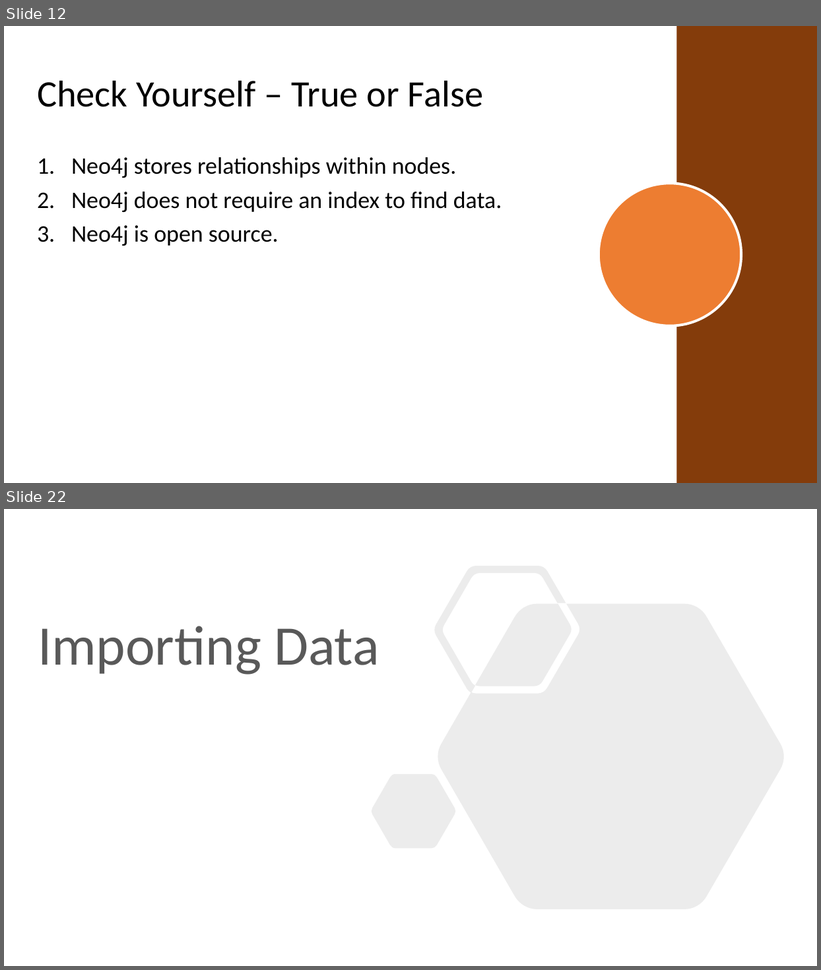
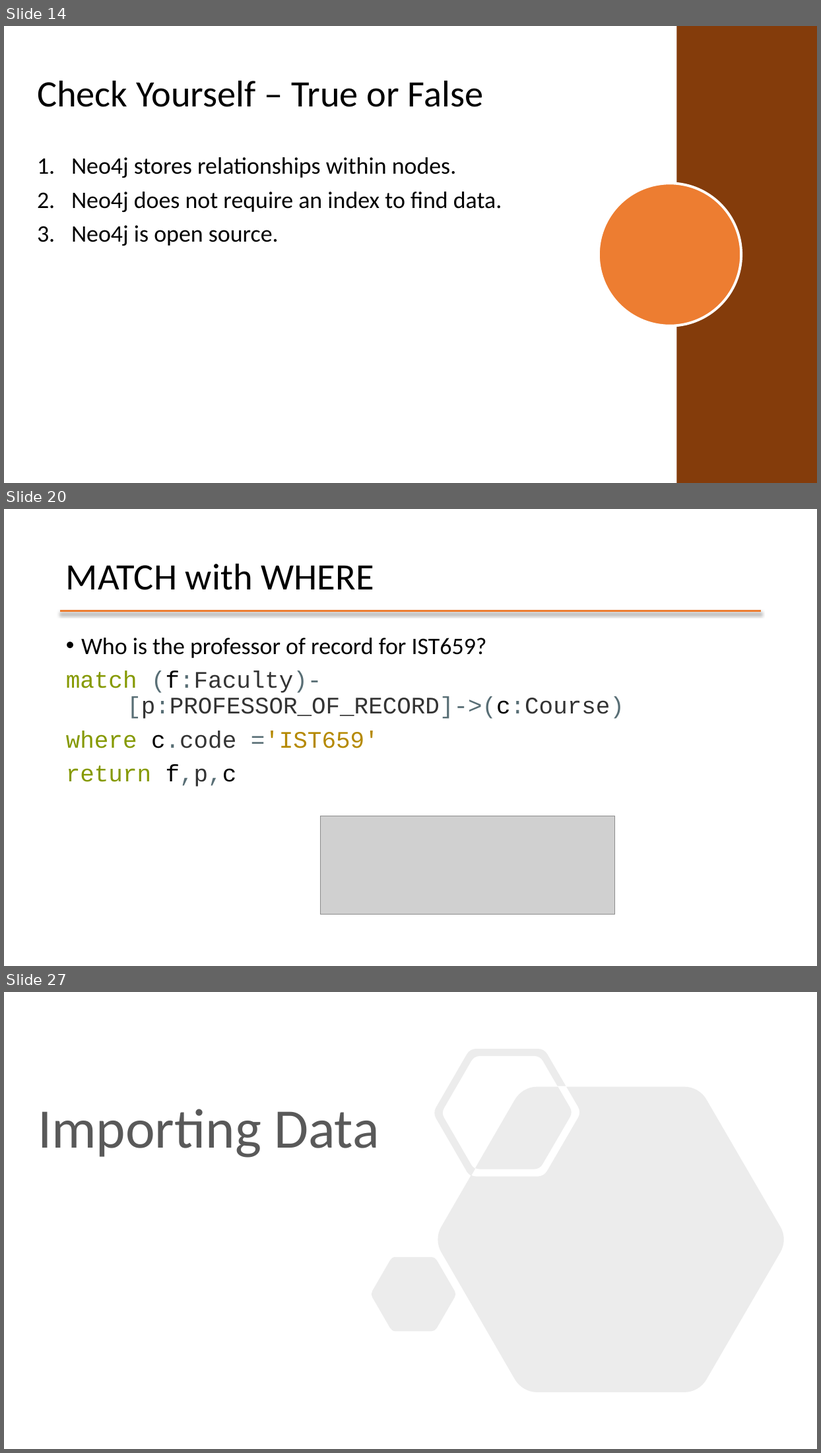
Before and after one commit to mafudge/ist769-old, a slide deck: content/I-Graph/I-Graph.pptx. Shown one above the other, each under a label of ours: slides 12 and 22 before the commit, slides 14, 20 and 27 after it; the slides between them are not shown. The pictures are 821x970 and 821x1453 pixels, drawn with LibreOffice and Linux fonts; fonts in the diff are those of the drawing; grey boxes stand for pictures; background and template pictures are left out. Boxes give left, top, right and bottom in pixels: in the first picture for what was removed or moved away, otherwise in the second. Text is boxed around its words. In the diff, an @@ line names an element or a change of style, - is before the commit and + after.

```diff
--- a/content/I-Graph/I-Graph.pptx
+++ b/content/I-Graph/I-Graph.pptx
@@ slide 20 added at [4, 509, 817, 966], background #FFFFFF @@
@@ title added at [66, 563, 374, 590], 44 pt, text #000000 @@
+MATCH with WHERE
@@ line added from (60, 611) to (762, 611), #ED7D31 2.25 pt @@
@@ text added at [66, 638, 624, 787], 28 pt, text #000000 @@
+• Who is the professor of record for IST659?
+match (f:Faculty)-
+[p:PROFESSOR_OF_RECORD]->(c:Course)
+where c.code ='IST659'
+return f,p,c
@@ picture added at [320, 817, 615, 915] @@
@@ what was slide 12 is now slide 14 @@
@@ what was slide 22 is now slide 27 @@
```
Also in this commit, not shown: 8 slides changed, 18 other slides added, 9 slides removed, 4 other files.
